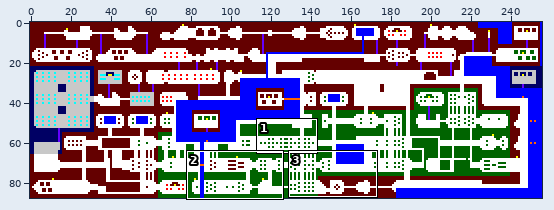
Two versions of one sprite sheet, assets/rooms/overworld.png. The first picture is a wide view before the edit; the outline marks the close-up.
Close-up. Before the edit:
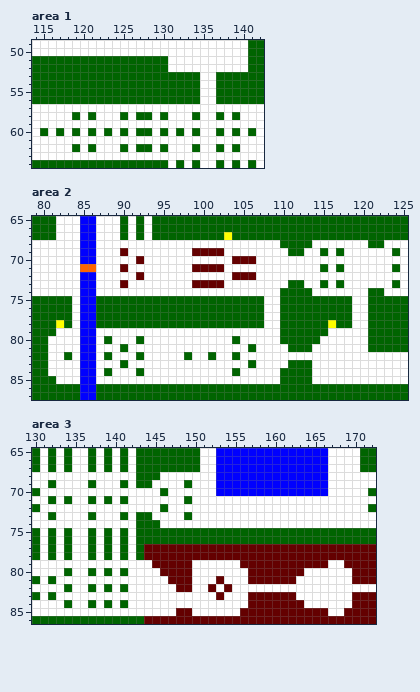
The file is 256x88 pixels. Shown: area 1: x 114..142, y 49..64; area 2: x 79..125, y 65..87; area 3: x 130..172, y 65..86.
New version:
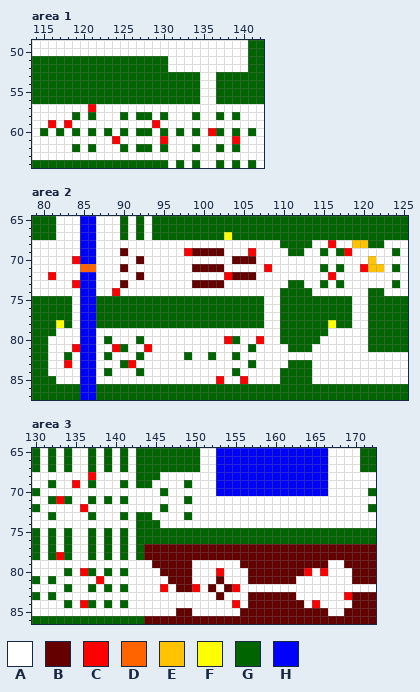
Palette (. is transparent): A #ffffff  B #640000  C #ff0000  D #ff6400  E #ffc300  F #ffff00  G #006400  H #0000ff
From old to new:
Area 1:
Colour A gives way to colour C in row 57 at x 121; in row 59 at x 116, 118 and 129; in row 60 at x 136; in row 61 at x 124, 130 and 139.
Area 2:
Colour A gives way to colour C in row 68 at x 116; in row 69 at x 98, 106 and 118; in row 70 at x 84; in row 71 at x 108 and 120; in row 72 at x 81, 103 and 116; in row 73 at x 84.
Colour A gives way to colour C in row 74 at x 89; in row 80 at x 103 and 107; in row 81 at x 84, 89 and 93; in row 83 at x 83 and 91; in row 85 at x 102 and 105.
Colour A gives way to colour E in row 68 at x 119 to 120; in row 70 at x 121; in row 71 at x 121 to 122.
Area 3:
Colour A gives way to colour C in row 68 at x 137; in row 69 at x 135; in row 71 at x 133; in row 72 at x 136; in row 78 at x 133; in row 80 at x 136, 153, 164 and 166.
Colour A gives way to colour C in row 81 at x 138; in row 82 at x 146, 150 and 155; in row 83 at x 169; in row 84 at x 136, 155 and 165.
